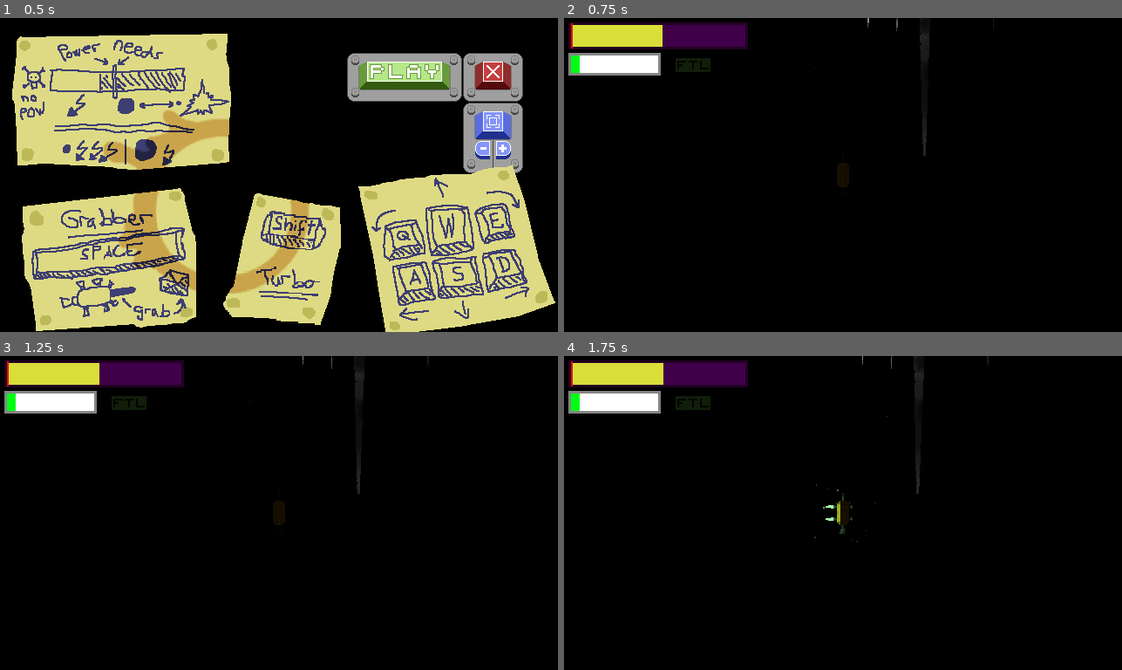
Above: before the commit, frames 1-4 (two rows, left to right).
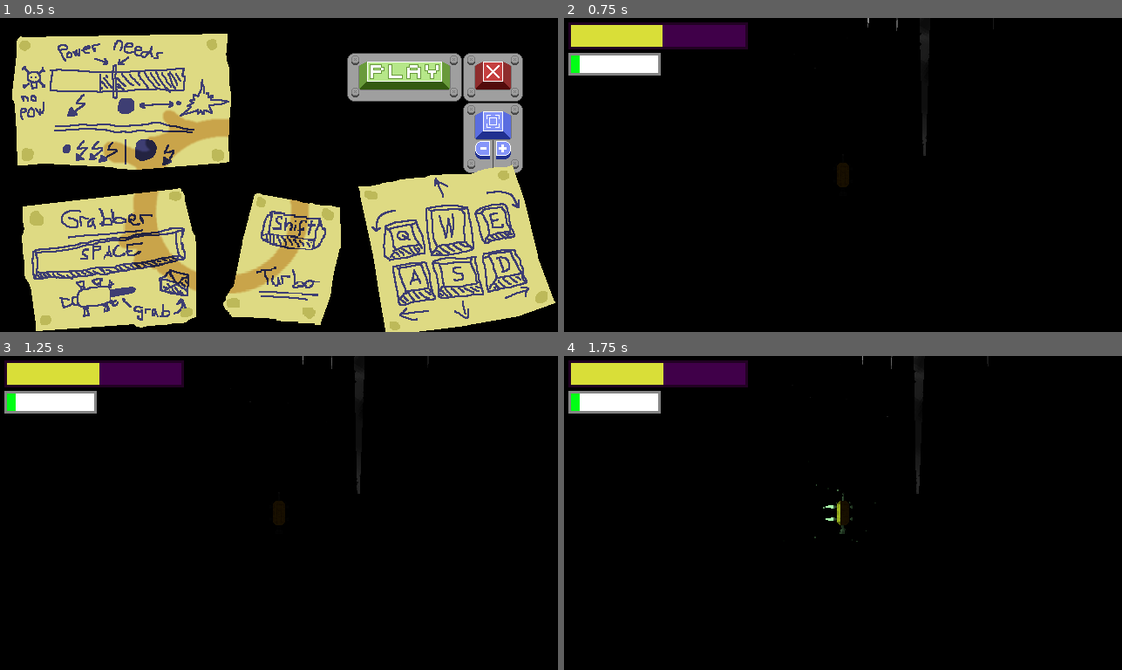
Above: after the commit, the same moments.

Repository: Fl0xy/Ludum_Dare_50
Game: Godot game, scene res://StartMenu.tscn
Same seed, same stepped clock (60 frames per second), same inputs: the game is played once before the commit and once after it. Sound files missing from this copy of the repository are replaced by a short silence.
Inputs (mouse positions are in pixels of both pictures, inside the frame that each line leads up to):
- Up to frame 1 (0.5 s): no input
- Up to frame 2 (0.75 s): click (965, 77) at 0.5 s
- Up to frame 3 (1.25 s): no input
- Up to frame 4 (1.75 s): tap Enter (ui_accept) at 1.25, 1.52 s; hold Right (ui_right) from 1.28 s (still down)

Frame 1 is identical in both runs. In frame 2, 0.3% of the frame differs, in the area x 1-27%, y 1-18%; in frame 3, 0.3%; in frame 4, 0.3%.
Error after the commit: Invalid set index 'visible' (on base: 'null instance') with value of type 'bool'. (res://gameui/battery_bar.gd:17)

Commit message:
updated UI

Diff:
--- a/gameUI.tscn
+++ b/gameUI.tscn
@@ -47,7 +47,6 @@
 
 [node name="blackhole_bar" parent="." instance=ExtResource( 3 )]
 position = Vector2( 8, 8 )
-blackhole_size = 20.0
 
 [node name="battery_bar" parent="." instance=ExtResource( 2 )]
 position = Vector2( 8, 43 )
--- a/gameui/battery_bar.tscn
+++ b/gameui/battery_bar.tscn
@@ -1,7 +1,6 @@
-[gd_scene load_steps=4 format=2]
+[gd_scene load_steps=3 format=2]
 
 [ext_resource path="res://white_pixel.png.png" type="Texture" id=1]
-[ext_resource path="res://Fonts/beef'd custom 5.tres" type="DynamicFont" id=2]
 [ext_resource path="res://gameui/battery_bar.gd" type="Script" id=3]
 
 [node name="battery_bar" type="Node2D"]
@@ -27,29 +26,3 @@
 scale = Vector2( 100, 20 )
 texture = ExtResource( 1 )
 centered = false
-
-[node name="FTL" type="Node2D" parent="."]
-
-[node name="backgound" type="Sprite" parent="FTL"]
-modulate = Color( 0.447059, 0.952941, 0.215686, 1 )
-position = Vector2( 120, 3 )
-scale = Vector2( 40, 16 )
-texture = ExtResource( 1 )
-centered = false
-
-[node name="RichTextLabel" type="Label" parent="FTL"]
-modulate = Color( 0, 0, 0, 1 )
-margin_left = 120.0
-margin_right = 150.0
-margin_bottom = 20.0
-custom_fonts/font = ExtResource( 2 )
-text = "FTL"
-align = 1
-valign = 1
-
-[node name="disable" type="Sprite" parent="FTL"]
-modulate = Color( 0.0156863, 0.0156863, 0.0156863, 0.890196 )
-position = Vector2( 120, 3 )
-scale = Vector2( 40, 16 )
-texture = ExtResource( 1 )
-centered = false
--- a/gameui/blackhole_bar.gd
+++ b/gameui/blackhole_bar.gd
@@ -1,27 +1,26 @@
 extends Node2D
 
 const width = 200
-
-export(float) var max_civ_energy: float = 1000
-export(float) var civ_energy: float = 500 setget set_civ_energy
-
-export(float) var blackhole_size: float = 0.5 setget set_blackhole_size
-
-func _ready():
-	set_civ_energy(civ_energy)
-	set_blackhole_size(blackhole_size)
+var pluseC: float = 0
 
 func _process(delta):
-	self.blackhole_size = 1 - Global.blackhole_factor
-	self.civ_energy = Global.civ_power
-
-
-func set_civ_energy(value: float):
-	civ_energy = value
-	var posx = width / max_civ_energy * civ_energy
-	$civ_energy.position = Vector2(posx, -2)
+	set_blackhole_size(1 - Global.blackhole_factor)
+	self.pluseC = fmod((self.pluseC + delta),  2)
+	var ma = (abs(1-pluseC) * -1)+1
+	$warning_tosmall.modulate.a = ma
+	$warning_tobig.modulate.a = ma
 
 func set_blackhole_size(value: float):
-	blackhole_size = value
-	var posx = width * blackhole_size
+	if value < 0.2:
+		$warning_tosmall.visible = true
+	else:
+		$warning_tosmall.visible = false
+
+	if value > 0.8:
+		$warning_tobig.visible = true
+	else:
+		$warning_tobig.visible = false
+
+	var posx = width * value
 	$bar.scale = Vector2(posx, 25)
+	$warning_tobig.position.x = posx - $warning_tobig.texture.get_width()
--- a/gameui/blackhole_bar.tscn
+++ b/gameui/blackhole_bar.tscn
@@ -1,7 +1,8 @@
-[gd_scene load_steps=3 format=2]
+[gd_scene load_steps=4 format=2]
 
 [ext_resource path="res://white_pixel.png.png" type="Texture" id=1]
 [ext_resource path="res://gameui/blackhole_bar.gd" type="Script" id=2]
+[ext_resource path="res://resource/ui_warning.png" type="Texture" id=3]
 
 [node name="blackhole_bar" type="Node2D"]
 script = ExtResource( 2 )
@@ -28,9 +29,14 @@
 texture = ExtResource( 1 )
 centered = false
 
-[node name="civ_energy" type="Sprite" parent="."]
-modulate = Color( 0.913725, 0.0392157, 0.0392157, 1 )
-position = Vector2( 100, -2 )
-scale = Vector2( 2, 29 )
-texture = ExtResource( 1 )
+[node name="warning_tobig" type="Sprite" parent="."]
+position = Vector2( 39, 0 )
+texture = ExtResource( 3 )
 centered = false
+
+[node name="warning_tosmall" type="Sprite" parent="."]
+texture = ExtResource( 3 )
+centered = false
+__meta__ = {
+"_edit_lock_": true
+}
--- a/global.gd
+++ b/global.gd
@@ -8,7 +8,10 @@
 const blackhole_max_mass: float = 1000.0
 const blackhole_min_mass: float = 50.0
 const blackhole_start_mass: float = 500.0
+const blackhole_min_power: float = 1.5
+const blackhole_max_power: float = 4.0
 
+var blackhole_energy: float
 var blackhole_mass: float setget set_blackhole_mass
 var blackhole_node: Node
 var blackhole_factor: float setget set_blackhole_factor
@@ -16,13 +19,12 @@
 const battery_max: float = 2000.0
 var battery: float = 200
 
-var civ_power: float = 0
+var civ_power: float = 2
 
 var running: bool = false
 var total_time
 var start_time
 
-var energy: float # debug todo remove
 var debug_mass_lose: float = 0
 
 signal destroy_blackhole
@@ -34,7 +36,8 @@
 	if not running:
 		return
 
-	energy = clamp((blackhole_max_mass - blackhole_mass) * 0.005, 1.5, 4) * delta
+	blackhole_energy = clamp((blackhole_max_mass - blackhole_mass) * 0.005, blackhole_min_power, blackhole_max_power)
+	var energy = blackhole_energy * delta
 
 	self.blackhole_mass -= energy
 	debug_mass_lose -= energy
Binary file added: resource/ui_warning.png
Not shown, added: resource/ui_warning.png.import
Not shown, added: resource/ui_warning.png~
